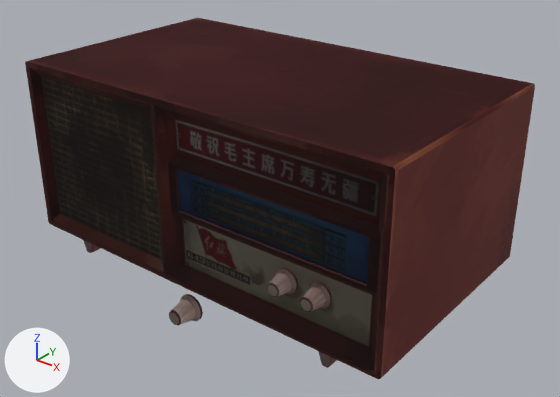
Two versions of the OBJ model Assets/ArtMaterial/Model/收音机.obj, one commit apart.
Camera for both pictures: a 50 mm lens placed at (41.51, -2.52, 31.83), pointed at (15.34, 30.19, 11.55). Lighting does not change. The marker at lower left points along +X, +Y and +Z. Where no turn or scale is listed for an object, it has been applied to the vertices.

Script lines for the objects in view, before the commit:
```python
me_radio = bpy.data.meshes.new('Radio')
me_radio.from_pydata(...)  # 2591 vertices, 5174 faces; spans x 0.0..26.4, y 18.8..39.3, z 6.2..18.6
me_radio.materials.append(mat_material__25)  # picture img_radio1001_png
ob_radio = bpy.data.objects.new('Radio', me_radio)
ob_radio.location = (0.0, 0.0, 0.0)
```
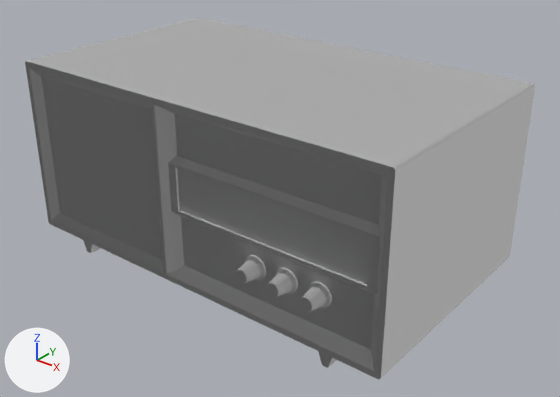
The newer file is also turned or shifted as a whole; pictures and numbers use the older file's frame.

What changed in the scene script:
```text
Add mat_material__25_1:
    mat_material__25_1 = principled_material('_Material__25')
    mat_material__25_1.base_color = (0.8, 0.8, 0.8)  # white #e7e7e7
    mat_material__25_1.roughness = 1.0
Change me_radio:
    where me_radio.from_pydata(...)  # 2591 vertices, 5174 faces; spans x 0.0..26.4, y 18.8..39.3, z 6.2..18.6
    used by ob_radio; location = (0.0, 0.0, 0.0)
    remove me_radio.materials.append(mat_material__25)  # picture img_radio1001_png
    me_radio part 1: the loose piece of 800 vertices spanning x 17.2..18.6, y 18.8..20.0, z 9.4..10.9 is moved by (0.0, 4.9, 0.0)
    add me_radio.materials.append(mat_material__25_1)  # white #e7e7e7
```

Boxes (x1, y1, x2, y2) around the edits, measured in the pictures (560 x 397 px; the box of a moved part takes in the faces that stretch with it):
'Radio', recoloured, reshaped (brown to grey)
    both: (25, 18, 535, 379)
part 1 of me_radio, moved or reshaped
    before: (169, 294, 203, 325)
    after: (236, 255, 266, 283)
